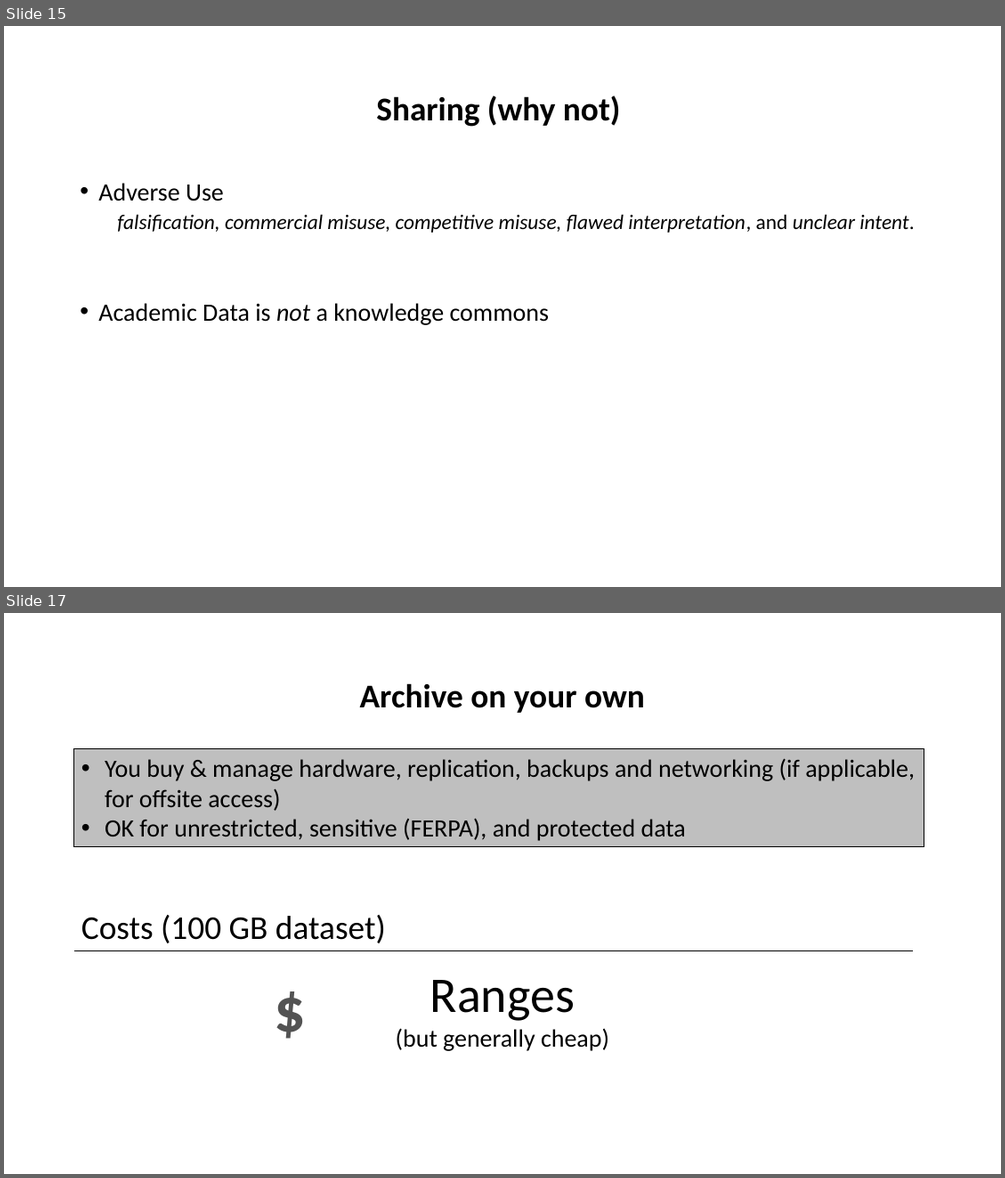
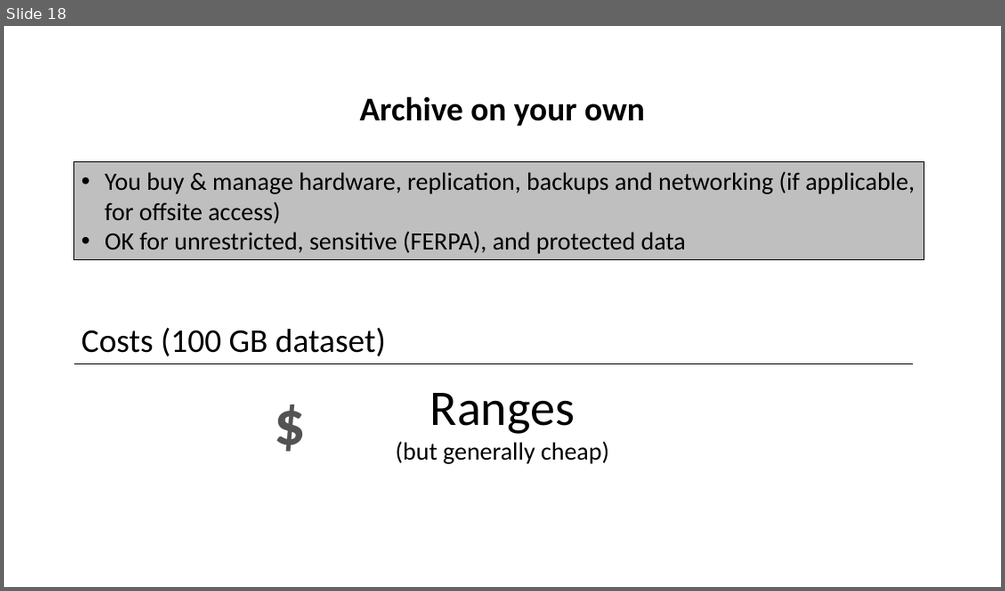
Before and after one commit to tibbben/teaching.data.literacy, a slide deck: UM_DataManagementClass/Lessons/13/13_FirstMeeting.pptx. Shown one above the other, each under a label of ours: slides 15 and 17 before the commit, slide 18 after it; the slides between them are not shown. The pictures are 1005x1178 and 1005x591 pixels, drawn with LibreOffice and Linux fonts; fonts in the diff are those of the drawing. Boxes give left, top, right and bottom in pixels: in the first picture for what was removed or moved away, otherwise in the second. Text is boxed around its words. In the diff, an @@ line names an element or a change of style, - is before the commit and + after.

```diff
--- a/UM_DataManagementClass/Lessons/13/13_FirstMeeting.pptx
+++ b/UM_DataManagementClass/Lessons/13/13_FirstMeeting.pptx
@@ slide 15 removed at box(4, 26, 1001, 587), background #FFFFFF @@
@@ title removed at box(376, 95, 621, 127) @@
-Sharing (why not)
@@ text removed at box(98, 183, 914, 325) @@
-• Adverse Use
-  falsification, commercial misuse, competitive misuse, flawed interpretation, and unclear intent.
-• Academic Data is not a knowledge commons
@@ what was slide 17 is now slide 18 @@
```
Also in this commit, not shown: 6 slides changed, 2 slides added, 1 other file.
